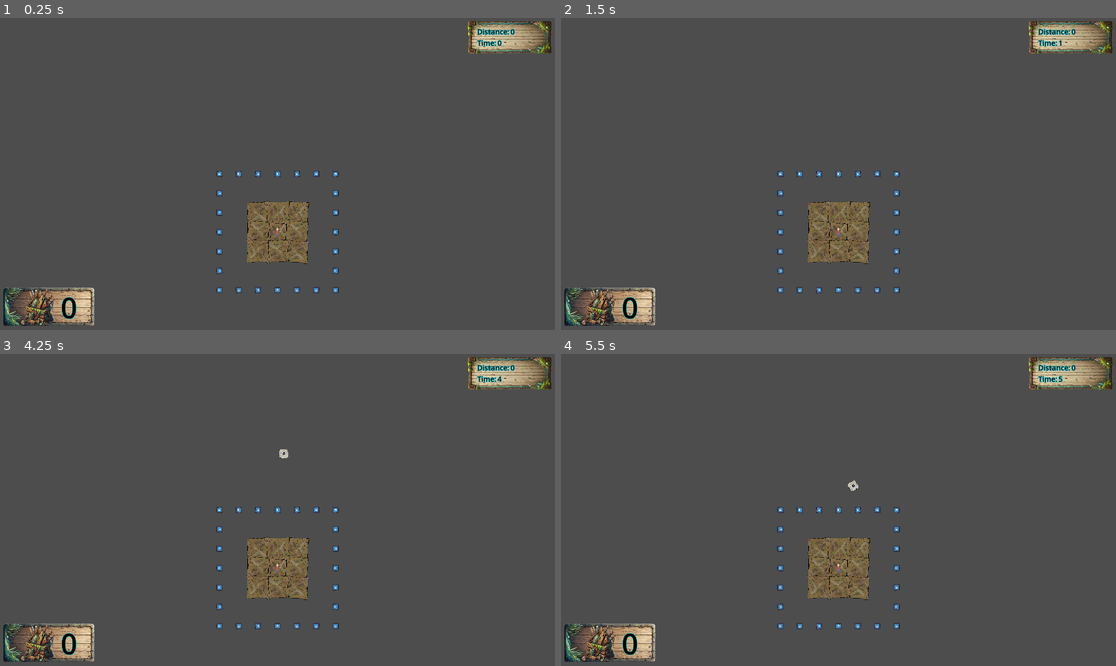
Above: before the commit, frames 1-4 (two rows, left to right).
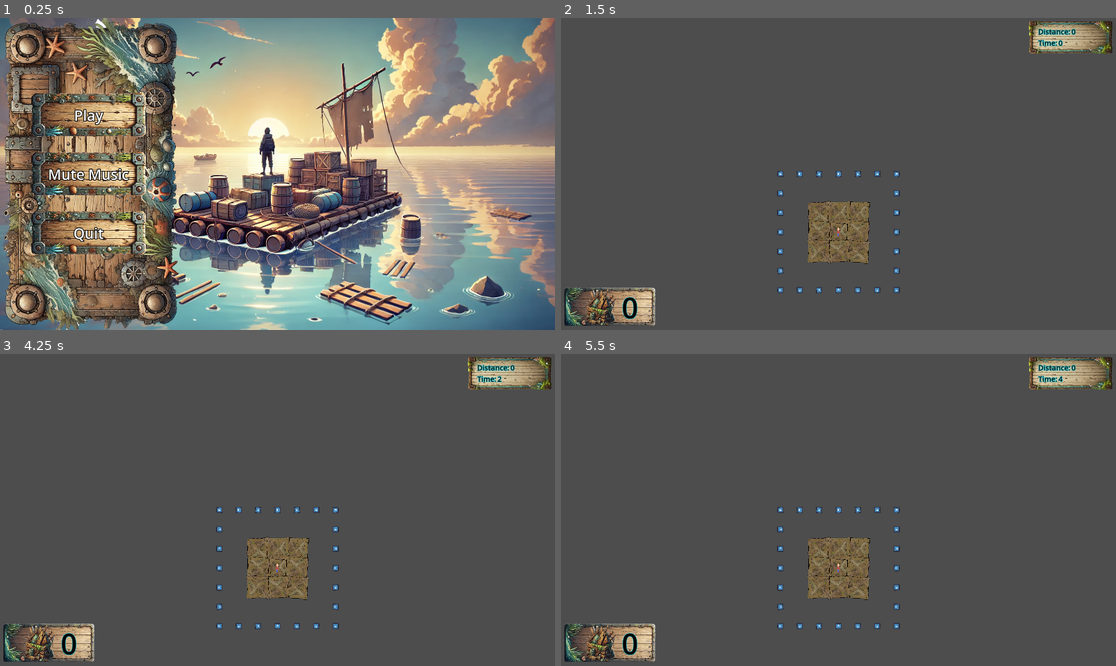
Above: after the commit, the same moments.

Repository: ARCsweden/GameJam2024FallA
Game: Godot game, scene res://UI/main_menu.tscn
Same seed, same stepped clock (60 frames per second), same inputs: the game is played once before the commit and once after it. Before the commit the project starts from res://Scenes/game.tscn. The engine's default icon, where the game draws it, is replaced by a stand-in: a white triangle on a blue panel in a dark square.
Inputs (mouse positions are in pixels of both pictures, inside the frame that each line leads up to):
- Up to frame 1 (0.25 s): no input
- Up to frame 2 (1.5 s): click (649, 174) at 0.5 s, where only the run after the commit has a clickable "Mute Music"; click (649, 114) at 1.25 s, where only the run after the commit has a clickable "Play"
- Up to frame 3 (4.25 s): tap Enter (DebugRebuild) at 2, 3.5 s; move the mouse to (399, 494) at 2.02 s; click (399, 494) at 2.17 s; tap Space at 2.75 s; move the mouse to (166, 525) at 2.77 s; click (166, 525) at 2.92 s; move the mouse to (333, 441) at 3.52 s; click (333, 441) at 3.67 s
- Up to frame 4 (5.5 s): move the mouse to (810, 572) at 4.27 s; click (810, 572) at 4.42 s; move the mouse to (1005, 556) at 5.02 s; click (1005, 556) at 5.17 s

The runs differ from the first frame. In frame 1, 94% of the frame differs, in the area x 0-100%, y 0-100%; in frame 2, less than 0.1%; in frame 3, less than 0.1%; in frame 4, less than 0.1%.

Commit message:
made menus functional

Diff:
--- a/dontdrowntogether/Scenes/game.tscn
+++ b/dontdrowntogether/Scenes/game.tscn
@@ -5,10 +5,12 @@
 [ext_resource type="PackedScene" uid="uid://becbpdg61vwge" path="res://Scenes/Walls.tscn" id="3_5jli6"]
 
 [node name="Game" type="Node2D"]
+process_mode = 1
 script = ExtResource("1_ol0k5")
 
 [node name="HUD" parent="." instance=ExtResource("2_q2g3m")]
 
 [node name="Walls" parent="." instance=ExtResource("3_5jli6")]
+
 [node name="GrunkTimer" type="Timer" parent="."]
 wait_time = 2.0
--- a/dontdrowntogether/Scripts/game.gd
+++ b/dontdrowntogether/Scripts/game.gd
@@ -50,7 +50,11 @@
 	raft.add_child(player)
 
 
-func _process(_delta):
-	if Input.is_action_just_pressed("OpenCloseMenu"):
-		get_tree().quit()
+#func _process(_delta):
+	#if Input.is_action_just_pressed("OpenCloseMenu"):
+		#get_tree().quit()
 	# Temp grunka spawning
+
+
+func queuefree_self():
+	queue_free()
--- a/dontdrowntogether/UI/Ingame_menu.tscn
+++ b/dontdrowntogether/UI/Ingame_menu.tscn
@@ -6,6 +6,8 @@
 [ext_resource type="Theme" uid="uid://jia55bt3fpaw" path="res://UI/MainMenuTheme.tres" id="3_gc886"]
 
 [node name="Menu_CanvasLayer" type="CanvasLayer"]
+process_mode = 3
+visible = false
 script = ExtResource("1_iru8w")
 
 [node name="TextureRect" type="TextureRect" parent="."]
--- a/dontdrowntogether/UI/hud.gd
+++ b/dontdrowntogether/UI/hud.gd
@@ -7,10 +7,7 @@
 
 @onready var scrapAmount : int = 0
 
-
-@onready var unixTime_start
-@onready var unixTime_now
-
+var timer: float = 0.0
 
 
 func _on_pickup_grunka(value: int) -> void:
@@ -20,19 +17,17 @@
 
 # Called when the node enters the scene tree for the first time.
 func _ready() -> void:
-	unixTime_start = Time.get_unix_time_from_system()
 	SignalBus.pickup_grunka.connect(_on_pickup_grunka)
 
 
 # Called every frame. 'delta' is the elapsed time since the previous frame.
-func _process(_delta: float) -> void:
+func _process(delta: float) -> void:
+	timer += delta
 	update_time_counter()
-	pass
 
 
 func update_time_counter():
-	unixTime_now = Time.get_unix_time_from_system()
-	var timePassed = int(unixTime_now - unixTime_start)
+	var timePassed = int(timer)
 	timeCounterLabel_Node.text = str(timePassed)
 
 	pass
--- a/dontdrowntogether/UI/ingame_menu.gd
+++ b/dontdrowntogether/UI/ingame_menu.gd
@@ -1,13 +1,13 @@
 extends CanvasLayer
 
+@onready var main_menu_scene: PackedScene = load("res://UI/main_menu.tscn")
 
+signal queuefreeGame
+signal pauseGame
 
 func _input(event: InputEvent) -> void:
 	if event.is_action_pressed("OpenCloseMenu"):
-		if self.visible:
-			self.hide()
-		else:
-			self.show()
+		pause_and_unpause()
 # Called when the node enters the scene tree for the first time.
 func _ready() -> void:
 	pass # Replace with function body.
@@ -23,9 +23,19 @@
 
 
 func _on_main_menu_texture_button_3_pressed() -> void:
-	pass # Replace with function body.
+	get_tree().call_deferred("change_scene_to_packed", main_menu_scene)
+	self.get_meta("gameNode").queue_free()
+	#queuefreeGame.emit()
+	queue_free()
 
+func pause_and_unpause():
+	if self.visible:
+		get_tree().paused = false
+		self.hide()
+	else:
+		get_tree().paused = true
+		self.show()
 
 func _on_resume_texture_button_pressed() -> void:
-	self.hide()
+	pause_and_unpause()
 	pass # Replace with function body.
--- a/dontdrowntogether/UI/main_menu.gd
+++ b/dontdrowntogether/UI/main_menu.gd
@@ -1,9 +1,12 @@
 extends CanvasLayer
 
-@onready var SinglePlayerButton_Node = %SinglePlayer_TextureButton
-@onready var MultiPlayerButton_Node = %Multiplayer_TextureButton2
+@onready var SinglePlayerButton_Node = %Play_TextureButton
+@onready var MultiPlayerButton_Node = %Mute_TextureButton2
 @onready var QuitButton_Node = %Quit_TextureButton3
 @onready var TitleScreenAudioStream_Node = %TitleScreen_AudioStreamPlayer
+
+@onready var game_scene = preload("res://Scenes/game.tscn")
+@onready var inGameMenu_scene = load("res://UI/Ingame_menu.tscn")
 
 # Called when the node enters the scene tree for the first time.
 
@@ -31,11 +34,21 @@
 	pass # Replace with function body.
 
 
-func _on_single_player_texture_button_pressed() -> void:
+func _on_play_texture_button_pressed() -> void:
+	var newGameScene = game_scene.instantiate()
+	var newInGameMenu_scene = inGameMenu_scene.instantiate()
+	get_tree().root.add_child(newGameScene)
+	get_tree().root.add_child(newInGameMenu_scene)
 
+	newInGameMenu_scene.set_meta("gameNode", newGameScene)
+
+	self.queue_free()
 	pass # Replace with function body.
 
 
-func _on_multiplayer_texture_button_2_pressed() -> void:
-
+func _on_mute_texture_button_2_pressed() -> void:
+	if TitleScreenAudioStream_Node.playing:
+		TitleScreenAudioStream_Node.stop()
+	else:
+		TitleScreenAudioStream_Node.play()
 	pass # Replace with function body.
--- a/dontdrowntogether/UI/main_menu.tscn
+++ b/dontdrowntogether/UI/main_menu.tscn
@@ -48,7 +48,7 @@
 size_flags_horizontal = 4
 size_flags_vertical = 4
 
-[node name="SinglePlayer_TextureButton" type="TextureButton" parent="MarginContainer/Buttons_VBoxContainer"]
+[node name="Play_TextureButton" type="TextureButton" parent="MarginContainer/Buttons_VBoxContainer"]
 unique_name_in_owner = true
 custom_minimum_size = Vector2(400, 200)
 layout_mode = 2
@@ -58,7 +58,7 @@
 ignore_texture_size = true
 stretch_mode = 5
 
-[node name="SinglePLayer_Label" type="Label" parent="MarginContainer/Buttons_VBoxContainer/SinglePlayer_TextureButton"]
+[node name="PlayPLayer_Label" type="Label" parent="MarginContainer/Buttons_VBoxContainer/Play_TextureButton"]
 layout_mode = 1
 anchors_preset = 8
 anchor_left = 0.5
@@ -72,9 +72,9 @@
 grow_horizontal = 2
 grow_vertical = 2
 theme = ExtResource("5_3cfmo")
-text = "Single Player"
+text = "Play"
 
-[node name="Multiplayer_TextureButton2" type="TextureButton" parent="MarginContainer/Buttons_VBoxContainer"]
+[node name="Mute_TextureButton2" type="TextureButton" parent="MarginContainer/Buttons_VBoxContainer"]
 unique_name_in_owner = true
 custom_minimum_size = Vector2(400, 200)
 layout_mode = 2
@@ -84,7 +84,7 @@
 ignore_texture_size = true
 stretch_mode = 5
 
-[node name="MultiPlayer_Label" type="Label" parent="MarginContainer/Buttons_VBoxContainer/Multiplayer_TextureButton2"]
+[node name="Mute_Label" type="Label" parent="MarginContainer/Buttons_VBoxContainer/Mute_TextureButton2"]
 layout_mode = 1
 anchors_preset = 8
 anchor_left = 0.5
@@ -98,7 +98,7 @@
 grow_horizontal = 2
 grow_vertical = 2
 theme = ExtResource("5_3cfmo")
-text = "Multiplayer"
+text = "Mute Music"
 
 [node name="Quit_TextureButton3" type="TextureButton" parent="MarginContainer/Buttons_VBoxContainer"]
 unique_name_in_owner = true
@@ -130,9 +130,8 @@
 unique_name_in_owner = true
 stream = ExtResource("6_kr5xl")
 autoplay = true
-bus = &"Music"
 parameters/looping = true
 
-[connection signal="pressed" from="MarginContainer/Buttons_VBoxContainer/SinglePlayer_TextureButton" to="." method="_on_single_player_texture_button_pressed"]
-[connection signal="pressed" from="MarginContainer/Buttons_VBoxContainer/Multiplayer_TextureButton2" to="." method="_on_multiplayer_texture_button_2_pressed"]
+[connection signal="pressed" from="MarginContainer/Buttons_VBoxContainer/Play_TextureButton" to="." method="_on_play_texture_button_pressed"]
+[connection signal="pressed" from="MarginContainer/Buttons_VBoxContainer/Mute_TextureButton2" to="." method="_on_mute_texture_button_2_pressed"]
 [connection signal="pressed" from="MarginContainer/Buttons_VBoxContainer/Quit_TextureButton3" to="." method="_on_quit_texture_button_3_pressed"]
--- a/dontdrowntogether/project.godot
+++ b/dontdrowntogether/project.godot
@@ -11,7 +11,7 @@
 [application]
 
 config/name="DontDrownTogether"
-run/main_scene="res://Scenes/game.tscn"
+run/main_scene="res://UI/main_menu.tscn"
 config/features=PackedStringArray("4.3", "Forward Plus")
 config/icon="res://icon.svg"
 
